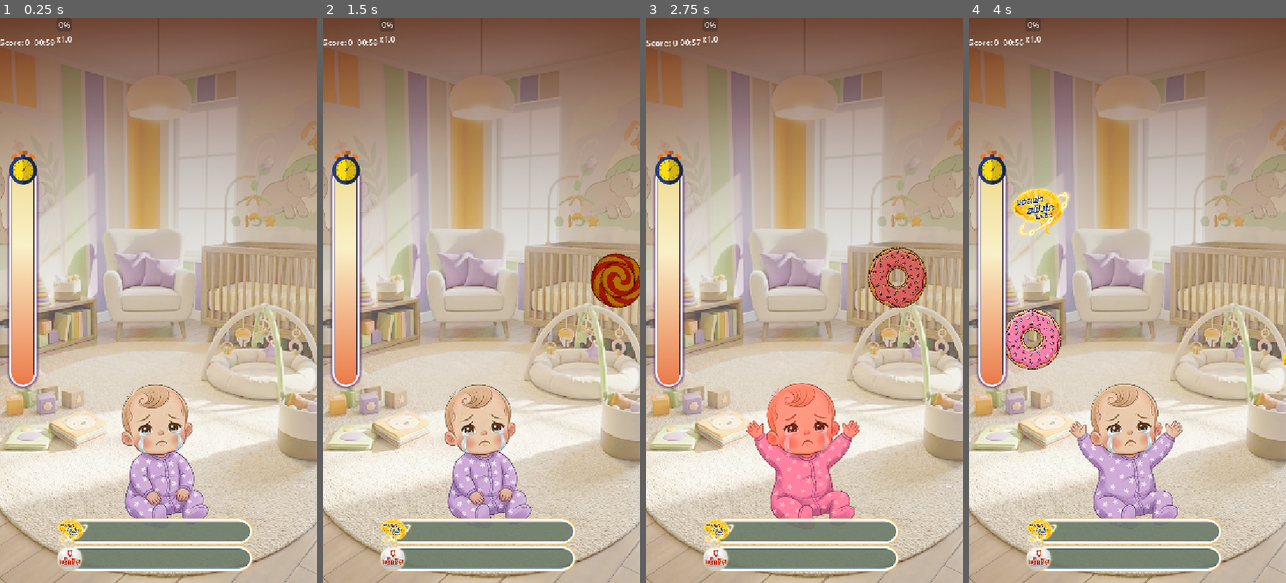
Above: before the commit, frames 1-4 (left to right).
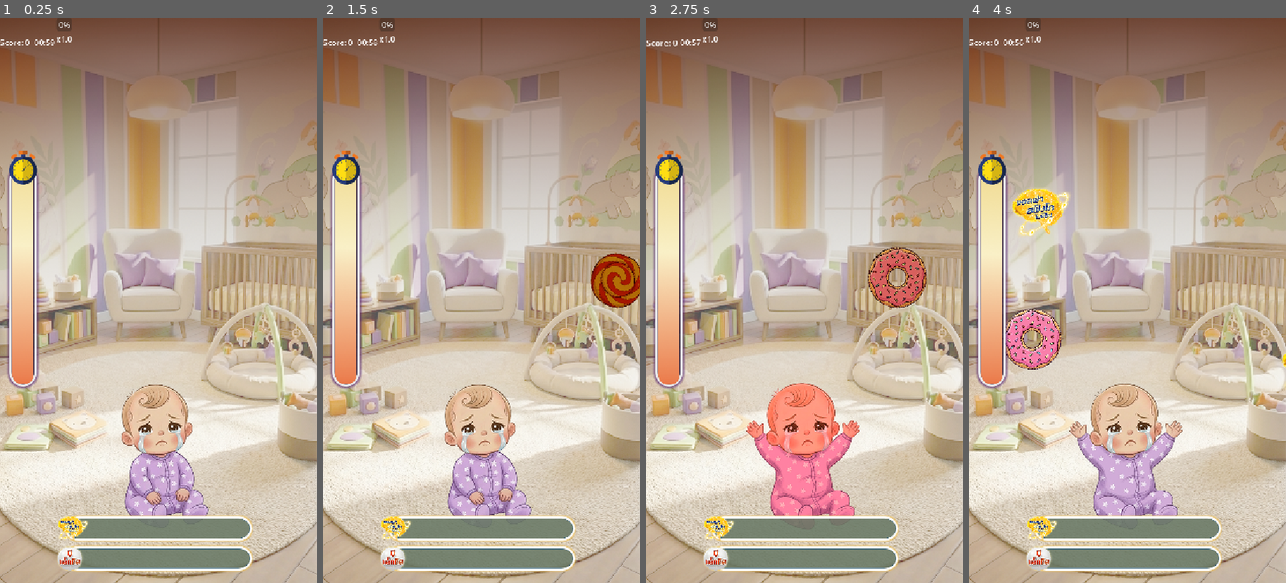
Above: after the commit, the same moments.

Repository: 6099sin/pro-c
Game: Godot game, scene res://scenes/core/Main.tscn
Two runs of this game, one before a commit and one after it. Both use one fixed random seed, a clock stepped at 60 frames per second and the inputs below. This scene is started directly instead of the project's main scene.
Inputs (mouse positions are in pixels of both pictures, inside the frame that each line leads up to):
- Up to frame 1 (0.25 s): no input
- Up to frame 2 (1.5 s): tap Enter at 0.5 s; move the mouse to (551, 272) at 0.52 s; click (551, 272) at 0.67 s; drag from (639, 328) to (481, 453) at 1.27 s
- Up to frame 3 (2.75 s): move the mouse to (836, 176) at 2.02 s; click (836, 176) at 2.17 s
- Up to frame 4 (4 s): drag from (1219, 277) to (1032, 215) at 2.77 s; move the mouse to (1222, 385) at 3.52 s; click (1222, 385) at 3.67 s

The runs differ from the first frame. In frame 1, 1.6% of the frame differs, in the area x 18-80%, y 88-94%; in frame 2, 1.6%; in frame 3, 1.6%; in frame 4, 1.6%.

Commit message:
add confitte UI

Diff:
--- a/scenes/ui/HUD.tscn
+++ b/scenes/ui/HUD.tscn
@@ -7,6 +7,7 @@
 [ext_resource type="Texture2D" uid="uid://ftf3l8xi3phu" path="res://assets/UI/UI2/Clock_Fill.png" id="5_rnyu1"]
 [ext_resource type="Texture2D" uid="uid://4rw6mk6p4xkw" path="res://assets/UI/UI2/Clock.png" id="6_jlufg"]
 [ext_resource type="Texture2D" uid="uid://dj5r6e7msl5xv" path="res://assets/UI/UI1/Panel1.png" id="7_jlufg"]
+[ext_resource type="Texture2D" uid="uid://b0wnhjrwcwvj2" path="res://assets/UI/UI3/confitte.png" id="8_l20r4"]
 
 [sub_resource type="StyleBoxFlat" id="StyleBoxFlat_6ll6g"]
 content_margin_left = 0.0
@@ -118,6 +119,18 @@
 texture_margin_bottom = 15.0
 region_rect = Rect2(0, 45, 36, 235)
 
+[sub_resource type="StyleBoxFlat" id="StyleBoxFlat_euikm"]
+content_margin_left = 0.0
+content_margin_top = 0.0
+content_margin_right = 0.0
+content_margin_bottom = 0.0
+bg_color = Color(0.101960786, 0.101960786, 0.101960786, 0)
+corner_radius_top_left = 3
+corner_radius_top_right = 3
+corner_radius_bottom_right = 3
+corner_radius_bottom_left = 3
+corner_detail = 5
+
 [node name="HUD" type="Control"]
 layout_mode = 3
 anchors_preset = 15
@@ -171,7 +184,7 @@
 
 [node name="VBoxContainer" type="VBoxContainer" parent="MarginContainer"]
 layout_mode = 2
-theme_override_constants/separation = -10
+theme_override_constants/separation = -4
 
 [node name="PanelContainer3" type="PanelContainer" parent="MarginContainer/VBoxContainer"]
 custom_minimum_size = Vector2(0, 40)
@@ -378,3 +391,17 @@
 text = "10 sec"
 horizontal_alignment = 1
 vertical_alignment = 1
+
+[node name="PanelContainer" type="PanelContainer" parent="."]
+visible = false
+layout_mode = 1
+anchors_preset = 15
+anchor_right = 1.0
+anchor_bottom = 1.0
+grow_horizontal = 2
+grow_vertical = 2
+theme_override_styles/panel = SubResource("StyleBoxFlat_euikm")
+
+[node name="TextureRect" type="TextureRect" parent="PanelContainer"]
+layout_mode = 2
+texture = ExtResource("8_l20r4")
Not shown: 1 places in scenes/ui/HUD.tscn that only renumber resources
